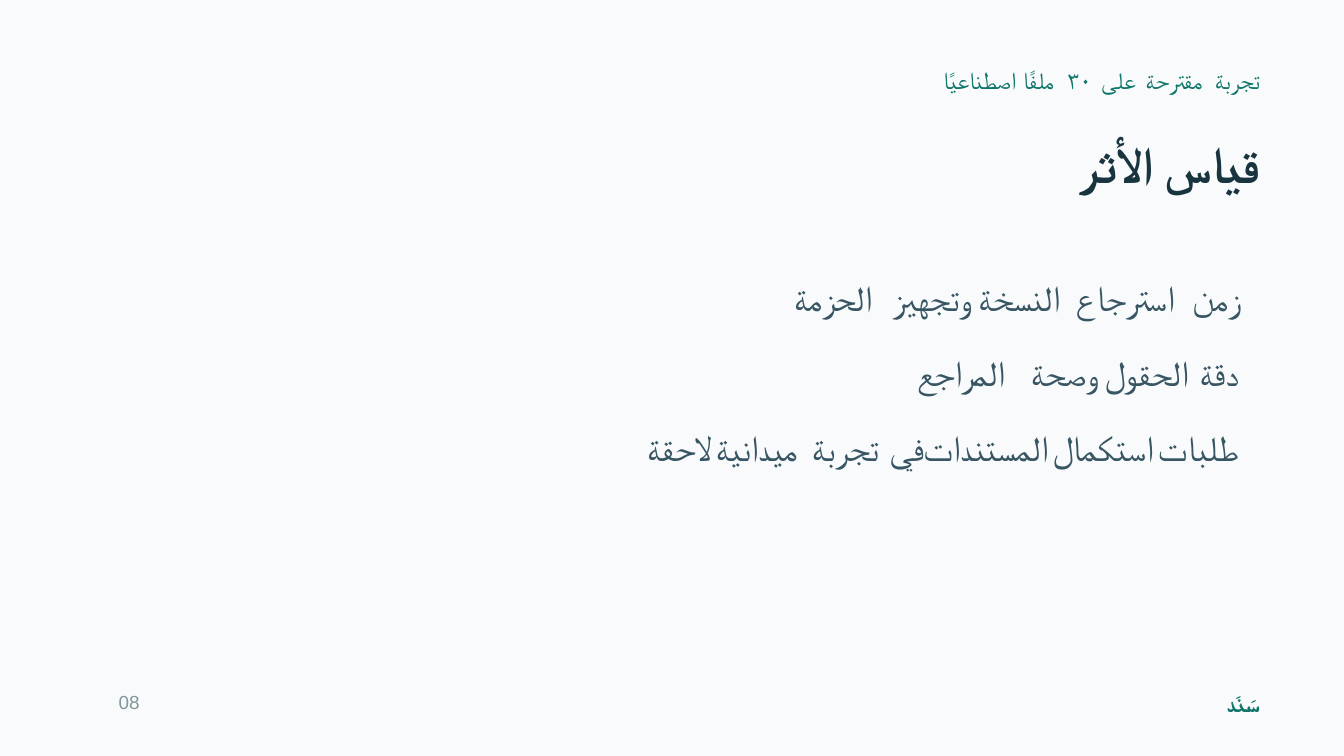
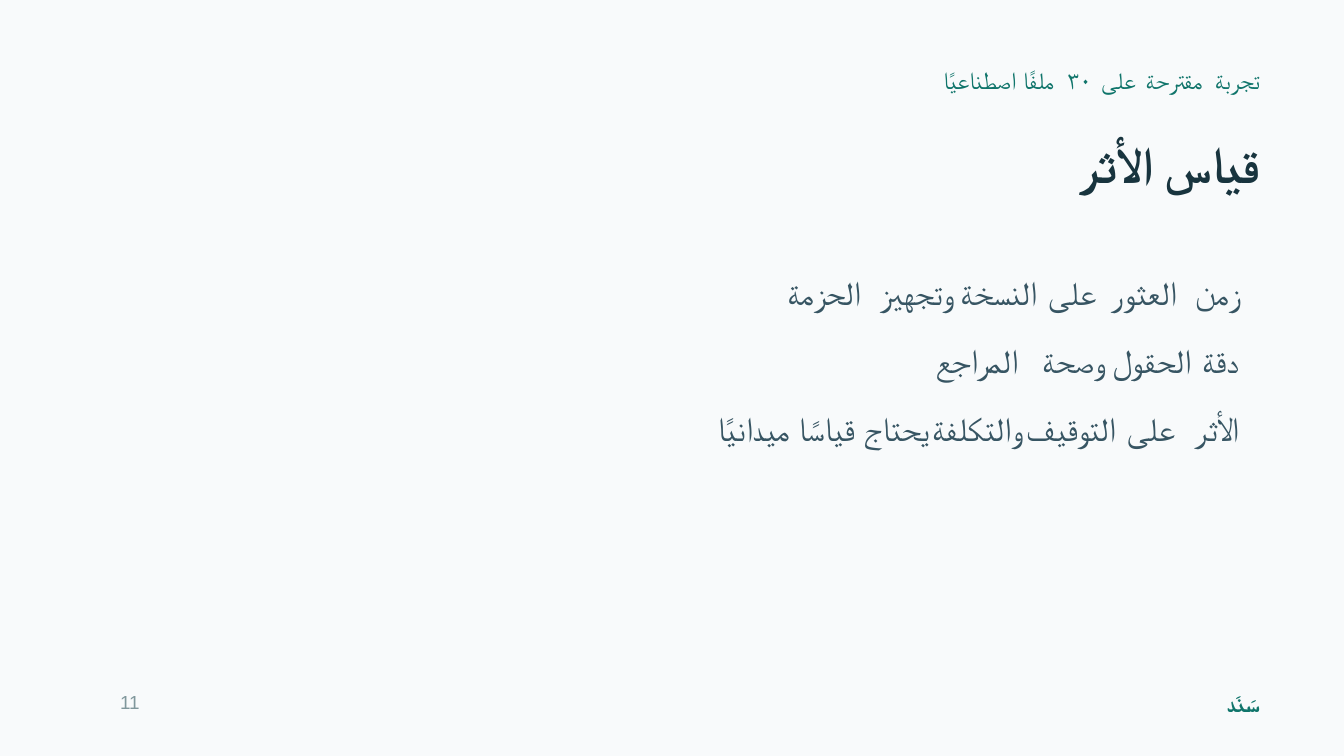
Before and after one commit to whyKaiser/sanad, a slide deck: slide 11 of presentation/SANAD-final-pitch.pptx (slide 8 before the commit). Drawn at 1344x756 pixels with LibreOffice and Linux fonts; fonts in the diff are those of the drawing. Boxes give left, top, right and bottom in pixels: in the first picture for what was removed or moved away, otherwise in the second. Text is boxed around its words. In the diff, an @@ line names an element or a change of style, - is before the commit and + after.

```diff
--- a/presentation/SANAD-final-pitch.pptx
+++ b/presentation/SANAD-final-pitch.pptx
@@ text "الحزمة": place and size @@
-text "الحزمة" at (794, 286, 872, 320)
+text "الحزمة" at (787, 282, 861, 314)
@@ text "وتجهيز": place and size @@
-text "وتجهيز" at (893, 293, 972, 320)
+text "وتجهيز" at (880, 288, 955, 314)
@@ text "النسخة": place and size @@
-text "النسخة" at (978, 286, 1060, 312)
+text "النسخة" at (960, 282, 1037, 306)
@@ text added at (1048, 283, 1096, 313), 24 pt, text #375563 @@
+على
@@ text at (1111, 282, 1177, 314): text changed; size 25.5 to 24 pt @@
-استرجاع
+العثور
@@ size 25.5 to 24 pt in 8 elements at (1195, 288, 1241, 314), (787, 282, 861, 314), (1202, 353, 1239, 373), (1112, 350, 1191, 382), (880, 288, 955, 314), (960, 282, 1037, 306), (1042, 354, 1106, 382), (935, 350, 1018, 382) @@
@@ text "المراجع": place and size @@
-text "المراجع" at (917, 361, 1006, 397)
+text "المراجع" at (935, 350, 1018, 382)
@@ text "وصحة": place and size @@
-text "وصحة" at (1031, 366, 1099, 395)
+text "وصحة" at (1042, 354, 1106, 382)
@@ text "الحقول": place and size @@
-text "الحقول" at (1105, 361, 1190, 395)
+text "الحقول" at (1112, 350, 1191, 382)
@@ text "دقة": place and size @@
-text "دقة" at (1200, 365, 1239, 386)
+text "دقة" at (1202, 353, 1239, 373)
@@ text added at (721, 407, 790, 458), 24 pt, text #375563 @@
+ميدانيًا
@@ text at (865, 418, 930, 450): text changed; size 25.5 to 24 pt @@
-ميدانية
+يحتاج
@@ text at (932, 418, 1023, 450): text changed; size 25.5 to 24 pt @@
-تجربة
+والتكلفة
@@ text at (1026, 418, 1116, 450): text changed; size 25.5 to 24 pt @@
-في
+التوقيف
@@ text at (1127, 419, 1175, 449): text changed; size 25.5 to 24 pt @@
-المستندات
+على
@@ text at (1194, 415, 1239, 450): text changed; size 25.5 to 24 pt @@
-استكمال
+الأثر
@@ text at (647, 436, 711, 461): text changed; size 25.5 to 24 pt @@
-لاحقة
+قياسًا
@@ text removed at (1158, 436, 1239, 468) @@
-طلبات
@@ text removed at (119, 696, 140, 709) @@
-08
@@ text added at (120, 696, 140, 709), 13.5 pt, text #80979C @@
+11
```
Also in this commit, not shown: 1 other slide changed, 12 slides added, 8 slides removed, 9 other files.
